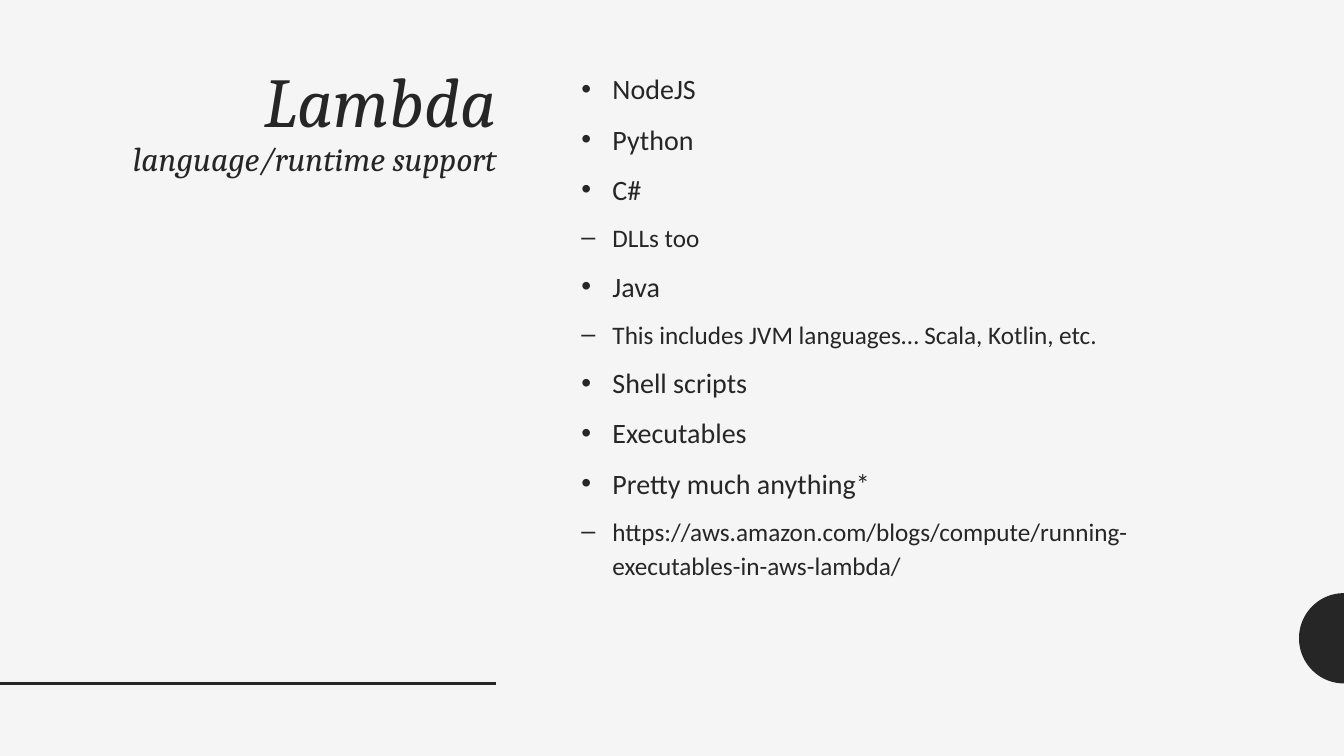
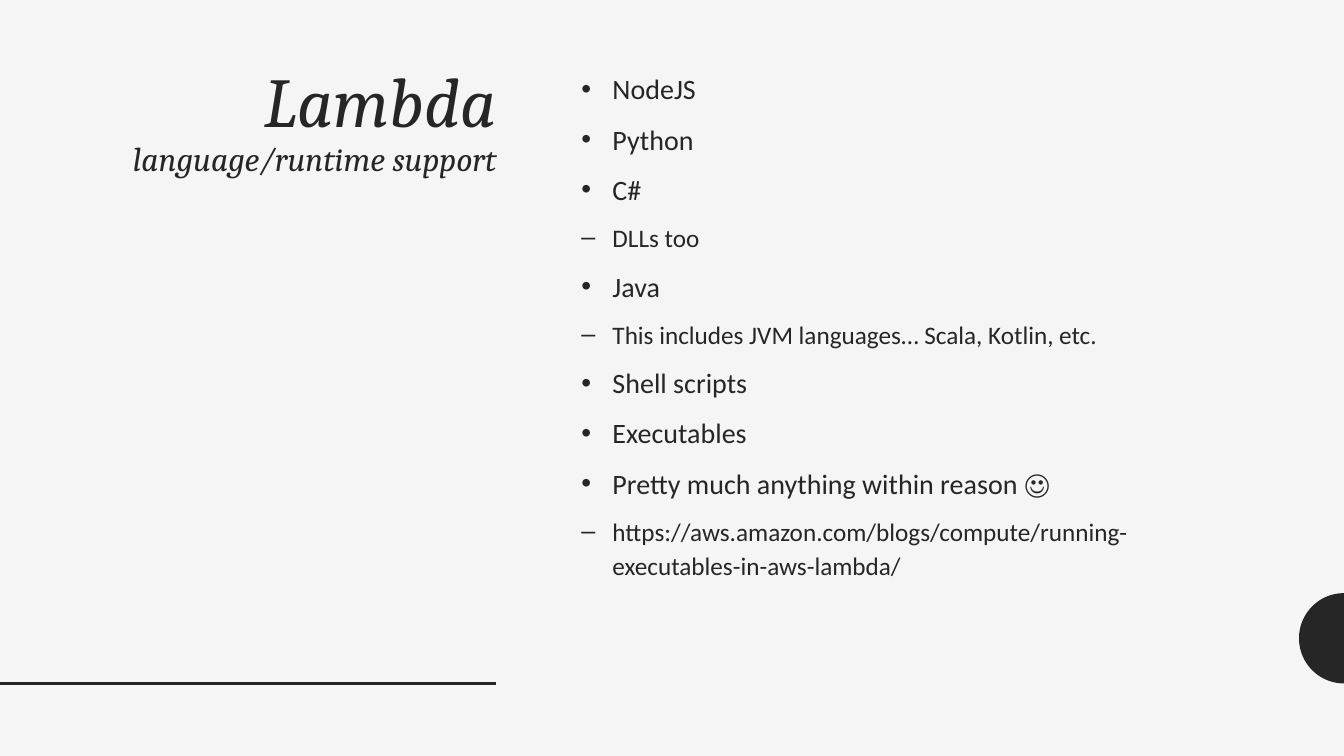
Before and after one commit to adrianpomilio/going-serverless, a slide deck: slide 20 of going-serverless-2017.pptx. Drawn at 1344x756 pixels with LibreOffice and Linux fonts; fonts in the diff are those of the drawing. Boxes give left, top, right and bottom in pixels: in the first picture for what was removed or moved away, otherwise in the second. Text is boxed around its words. In the diff, an @@ line names an element or a change of style, - is before the commit and + after.

Commit message:
fixed runtime support list

```diff
--- a/going-serverless-2017.pptx
+++ b/going-serverless-2017.pptx
@@ text at bbox=[612, 474, 1017, 499]: text changed @@
-• Pretty much anything*
+• Pretty much anything within reason ☺
```
